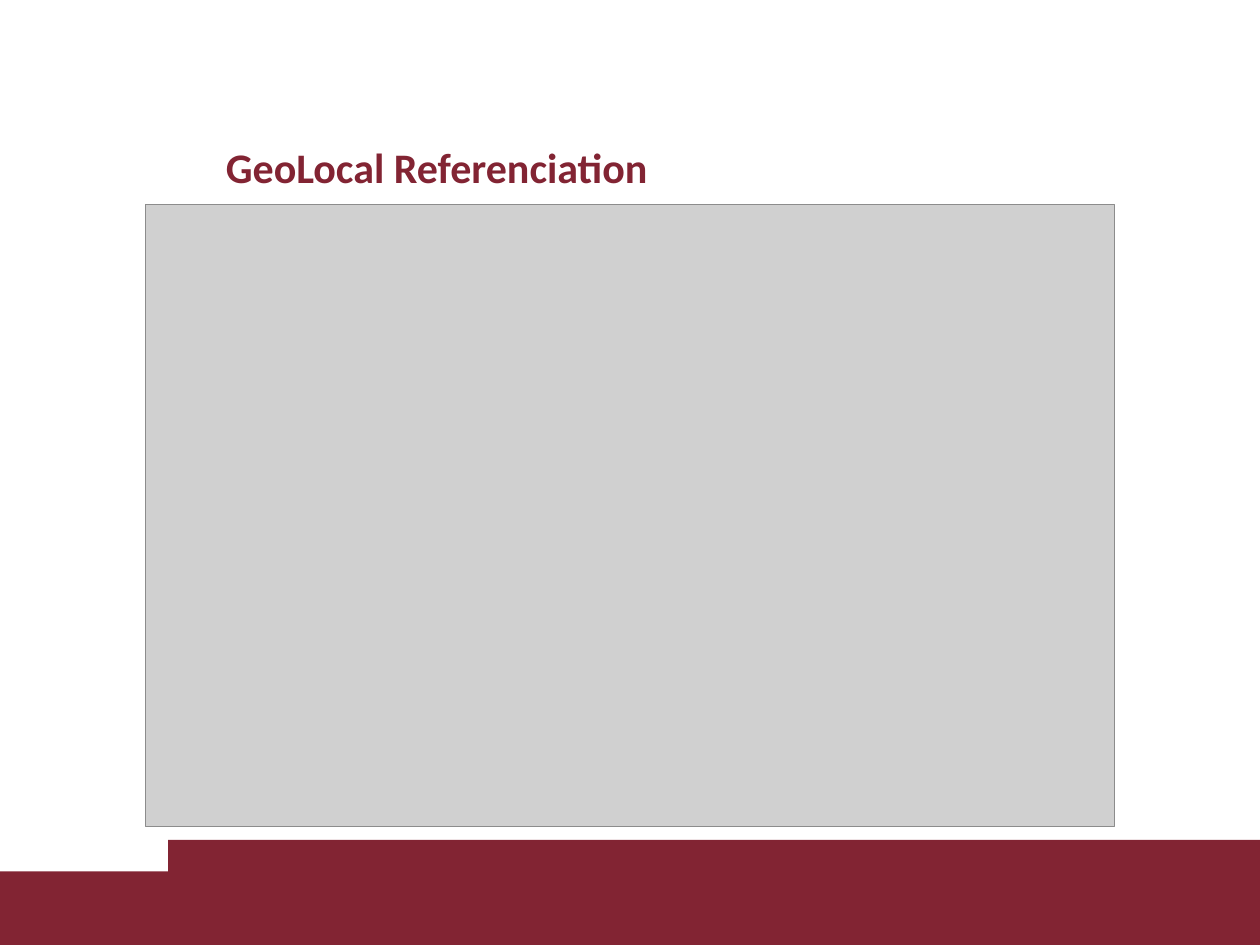
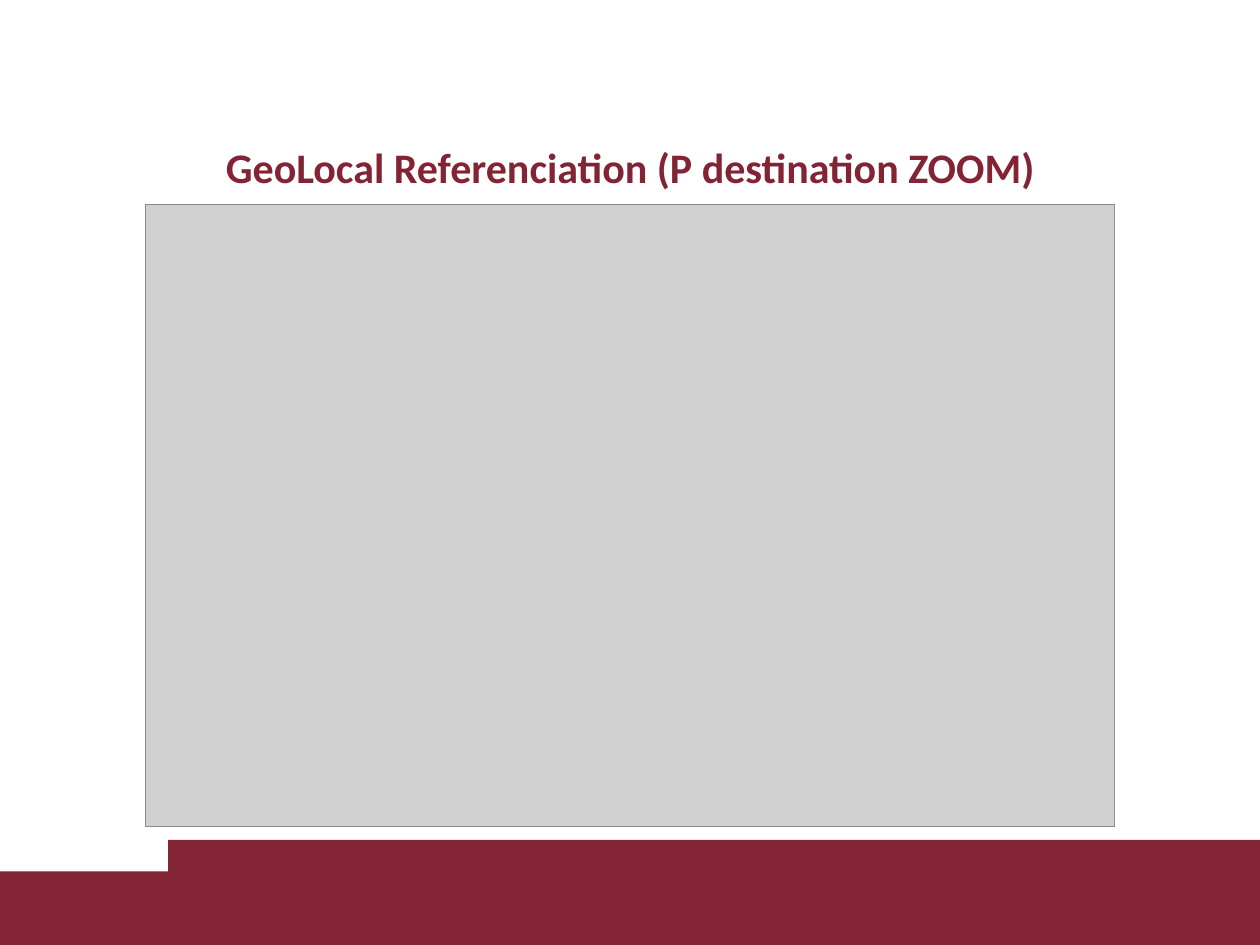
Before and after one commit to davaureli/NBD_LabSession, a slide deck: slide 50 of Lectures Complete/Lectures Complete.pptx. Drawn at 1260x945 pixels with LibreOffice and Linux fonts; fonts in the diff are those of the drawing; grey boxes stand for pictures; background and template pictures are left out. Boxes give left, top, right and bottom in pixels: in the first picture for what was removed or moved away, otherwise in the second. Text is boxed around its words. In the diff, an @@ line names an element or a change of style, - is before the commit and + after.

```diff
--- a/Lectures Complete/Lectures Complete.pptx
+++ b/Lectures Complete/Lectures Complete.pptx
@@ title at <box>226,152,1034,189</box>: text changed @@
-GeoLocal Referenciation
+GeoLocal Referenciation (P destination ZOOM)
```
Also in this commit, not shown: 1 other slide changed.
